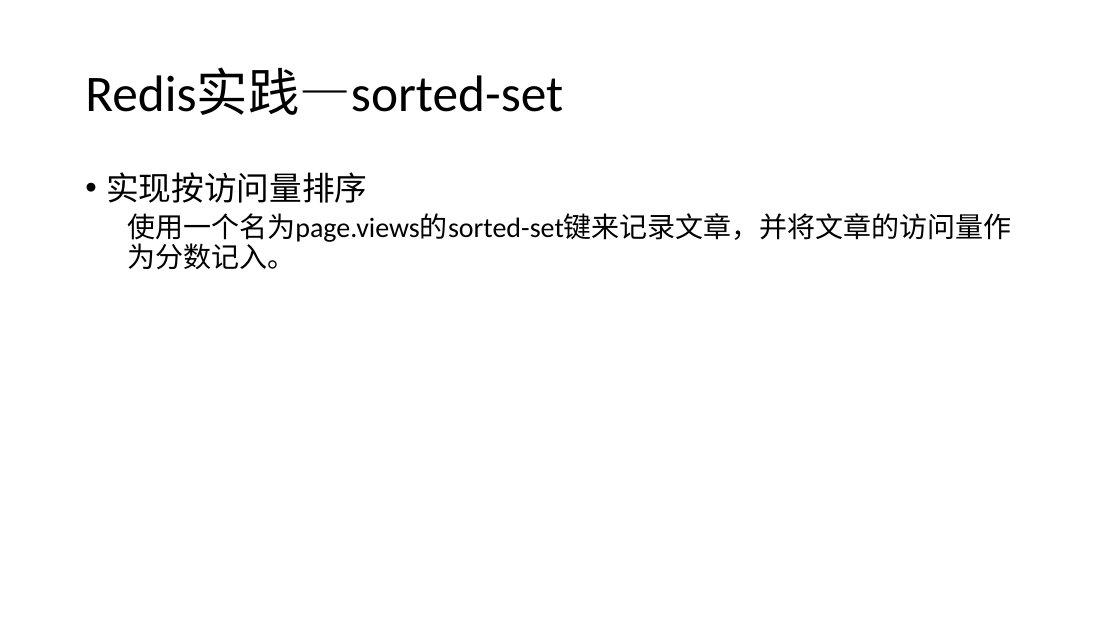
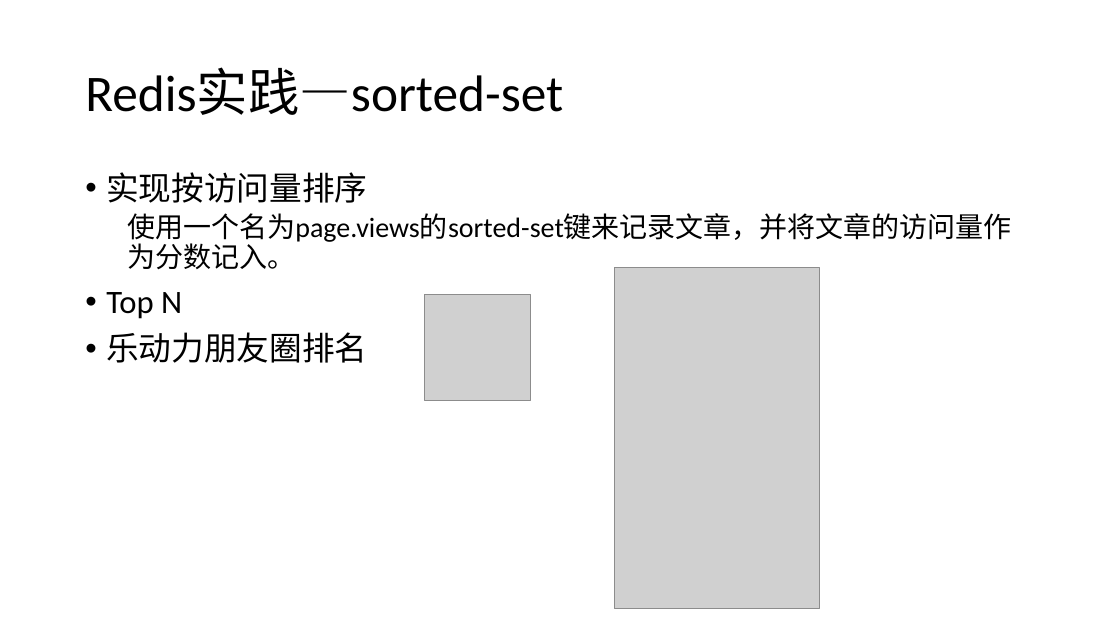
Before and after one commit to guhanjie/Knowledge-sharing, a slide deck: slide 26 of Redis技术分享——by顾汉杰.pptx. Drawn at 1120x630 pixels with LibreOffice and Linux fonts; fonts in the diff are those of the drawing; grey boxes stand for pictures. Boxes give left, top, right and bottom in pixels: in the first picture for what was removed or moved away, otherwise in the second. Text is boxed around its words. In the diff, an @@ line names an element or a change of style, - is before the commit and + after.

```diff
--- a/Redis技术分享——by顾汉杰.pptx
+++ b/Redis技术分享——by顾汉杰.pptx
@@ picture added at <box>614,268,819,609</box> @@
@@ text at <box>106,292,367,363</box>: paragraphs added @@
+• Top N
+• 乐动力朋友圈排名
@@ picture added at <box>425,295,531,401</box> @@
```
Also in this commit, not shown: 17 other slides changed, 1 slide added.
